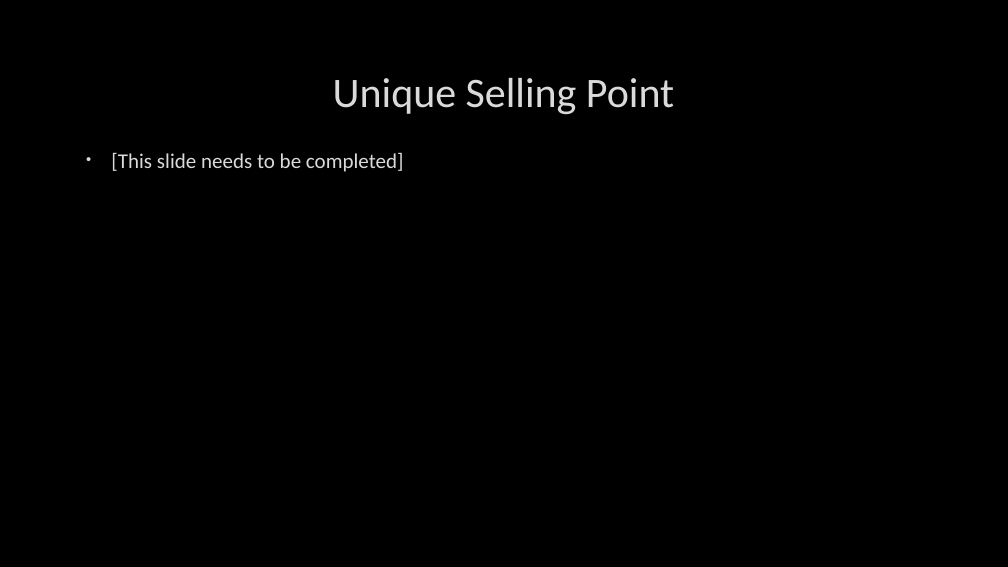
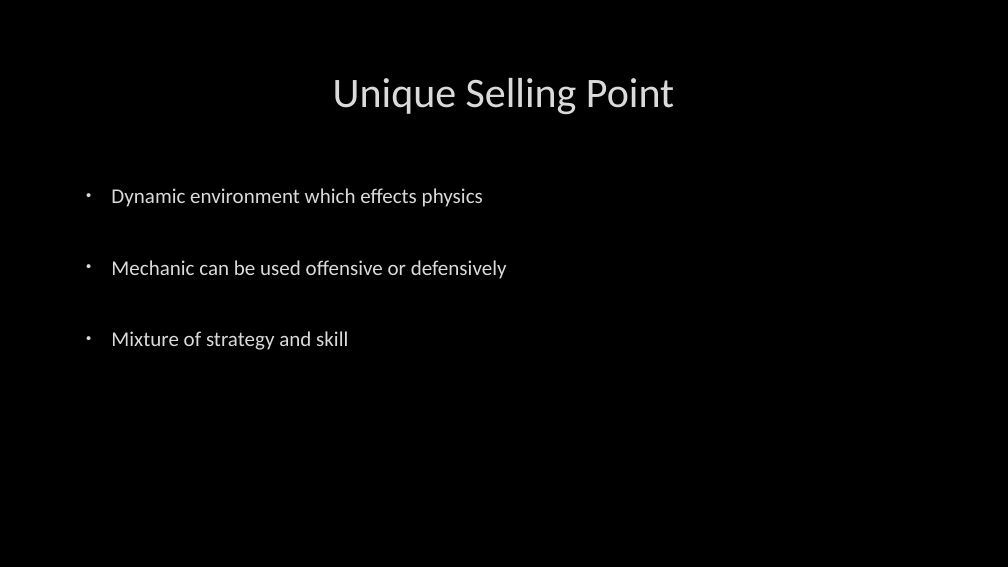
Before and after one commit to UoSGamesGroups/second-semester-s2-group-16-1, a slide deck: slide 6 of Presentations/FirstPresentation.pptx (slide 5 before the commit). Drawn at 1008x567 pixels with LibreOffice and Linux fonts; fonts in the diff are those of the drawing; background and template pictures are left out. Boxes give left, top, right and bottom in pixels: in the first picture for what was removed or moved away, otherwise in the second. Text is boxed around its words. In the diff, an @@ line names an element or a change of style, - is before the commit and + after.

```diff
--- a/Presentations/FirstPresentation.pptx
+++ b/Presentations/FirstPresentation.pptx
@@ text at box(111, 188, 507, 350): text changed @@
-• [This slide needs to be completed]
+• Dynamic environment which effects physics
+• Mechanic can be used offensive or defensively
+• Mixture of strategy and skill
```
Also in this commit, not shown: 3 other slides changed, 1 slide added.
